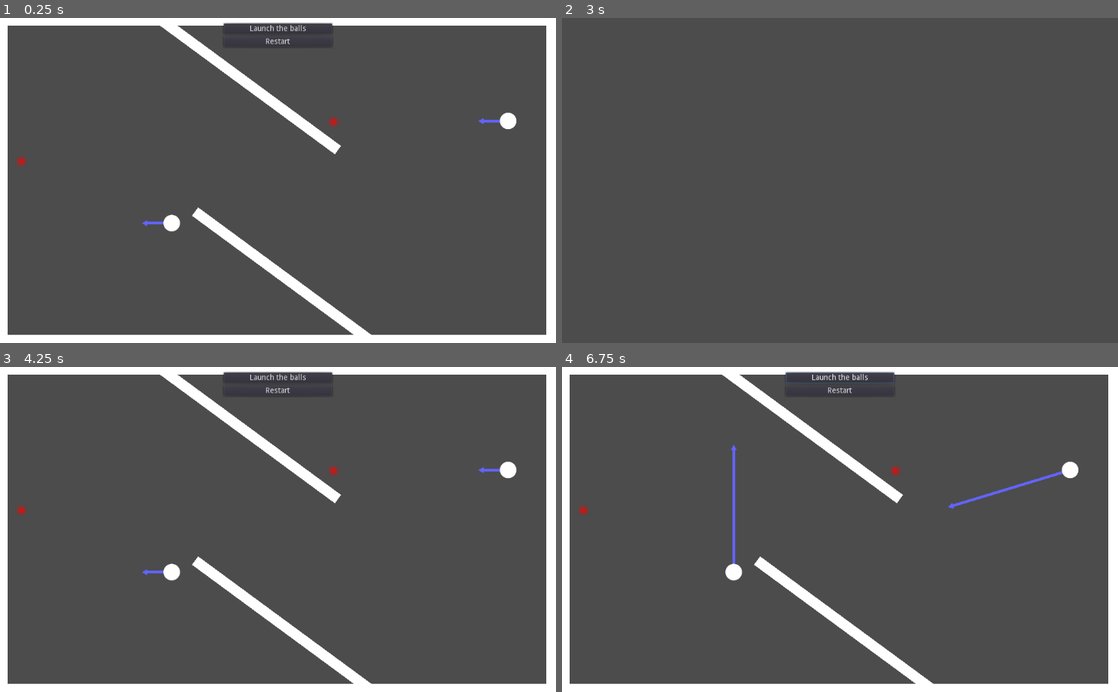
Above: before the commit, frames 1-4 (two rows, left to right).
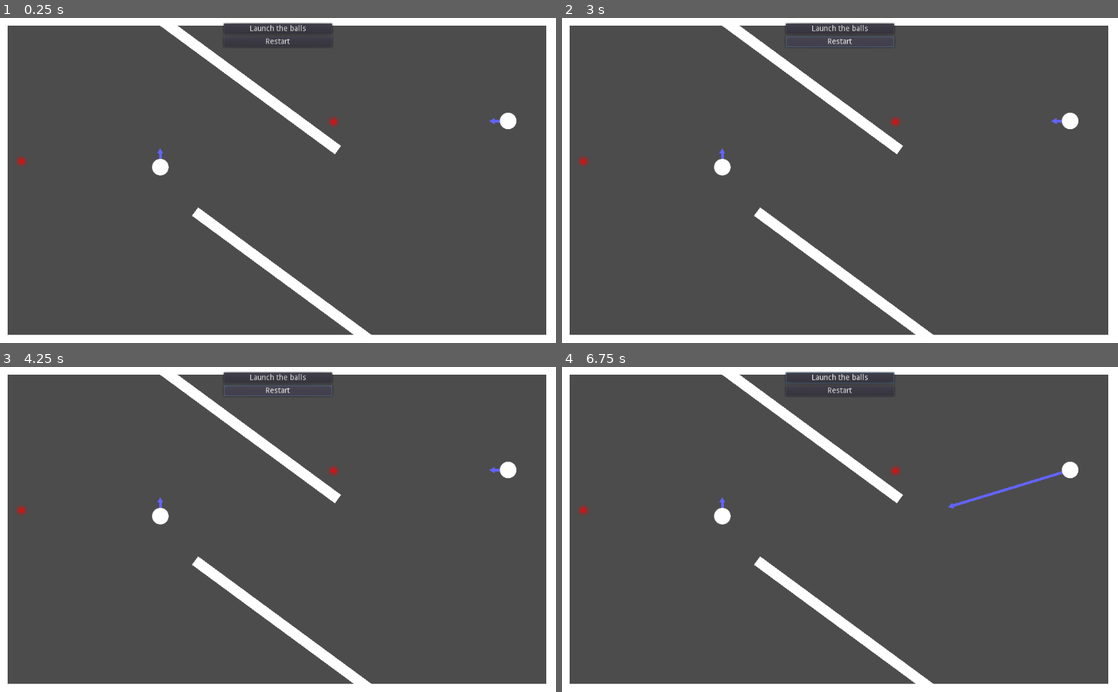
Above: after the commit, the same moments.

Repository: Serpenter/GGJam2021
Game: Godot game, scene res://test_scenes/TestLevel01/TestLevel01.tscn
Same seed, same stepped clock (60 frames per second), same inputs: the game is played once before the commit and once after it. This scene is started directly instead of the project's main scene.
Inputs (mouse positions are in pixels of both pictures, inside the frame that each line leads up to):
- Up to frame 1 (0.25 s): no input
- Up to frame 2 (3 s): click "Restart" at 0.5 s; click "Launch the balls" at 1.25 s; click "Launch the balls" at 2 s; click "Restart" at 2.75 s
- Up to frame 3 (4.25 s): click "Restart" at 3.5 s
- Up to frame 4 (6.75 s): click "Launch the balls" at 4.25 s; tap Enter at 5, 6.5 s; move the mouse to (1067, 471) at 5.02 s; right-click (1067, 471) at 5.1 s; click (1067, 471) at 5.17 s; tap Space at 5.75 s; move the mouse to (734, 571) at 5.77 s; click (734, 571) at 5.85 s; right-click (734, 571) at 6.05 s; move the mouse to (895, 458) at 6.52 s; right-click (895, 458) at 6.6 s; click (895, 458) at 6.67 s

The runs differ from the first frame. In frame 1, 0.3% of the frame differs, in the area x 25-89%, y 30-66%; in frame 2, 11%, in the area x 0-100%, y 0-100%; in frame 3, 0.4%; in frame 4, 0.5%.

Commit message:
added save of initial state for Ball, ImpulseSelector and ActivationZone

Diff:
--- a/TheGame/prefab_scenes/ActivationZone/ActivationZone.gd
+++ b/TheGame/prefab_scenes/ActivationZone/ActivationZone.gd
@@ -12,6 +12,8 @@
 
 export var activation_groups = ["Ball"]
 
+var initial_state = null
+
 # Called when the node enters the scene tree for the first time.
 func _ready():
 	pass # Replace with function body.
@@ -19,7 +21,26 @@
 # Called every frame. 'delta' is the elapsed time since the previous frame.
 #func _process(delta):
 #	pass
+func load_saved_state():
+	if initial_state:
+		load_state(initial_state)
+	else:
+		print("called load_saved_state without saved initial_state")
 
+func save_initial_state():
+	initial_state = {
+	"position": position,
+	"rotation": rotation,
+	"is_activated": is_activated
+}
+
+func load_state(state):
+	position = state["position"]
+	rotation = state["rotation"]
+	if state["is_activated"]:
+		activate()
+	else:
+		deactivate()
 
 func deactivate():
 	is_activated = false
--- a/TheGame/prefab_scenes/ActivationZone/ActivationZone.tscn
+++ b/TheGame/prefab_scenes/ActivationZone/ActivationZone.tscn
@@ -8,6 +8,7 @@
 
 [node name="ActivationZone" type="Node2D" groups=[
 "ActivationZone",
+"Resetable",
 ]]
 script = ExtResource( 1 )
 
--- a/TheGame/prefab_scenes/Ball/Ball.gd
+++ b/TheGame/prefab_scenes/Ball/Ball.gd
@@ -1,17 +1,27 @@
 extends RigidBody2D
 
 onready var impulse_selector = $ImpulseSelector
-# Declare member variables here. Examples:
-# var a = 2
-# var b = "text"
 var is_hovered = false
-#var is_launched = false
 var is_active_mode = false
+
+export var min_impulse_angle = 0
+export var max_impulse_angle = 360
+
+export var min_impulse_length = 30
+export var max_impulse_length = 230
+
+
+var initial_state = null
 
 
 # Called when the node enters the scene tree for the first time.
 func _ready():
-	pass # Replace with function body.
+	impulse_selector.min_angle = min_impulse_angle
+	impulse_selector.max_angle = max_impulse_angle
+	impulse_selector.min_length = min_impulse_length
+	impulse_selector.max_length = max_impulse_length
+	impulse_selector.set_default_initial_impulse()
+
 
 
 # Called every frame. 'delta' is the elapsed time since the previous frame.
@@ -20,11 +30,6 @@
 
 func process_input():
 	pass
-#	if Input.is_action_just_pressed("right_click") \
-#		and not is_active_mode \
-#		and not impulse_selector.is_controlled \
-#		and impulse_selector.is_input_provided:
-#			initial_launch()
 
 
 func can_launch():
@@ -40,6 +45,33 @@
 	impulse_selector.visible = false
 	sleeping = false
 
+func load_saved_state():
+	if initial_state:
+		load_state(initial_state)
+	else:
+		print("called load_saved_state without saved initial_state")
+
+func save_initial_state():
+	initial_state = {
+	"position": position,
+	"rotation": rotation,
+	"is_active_mode": is_active_mode,
+	"is_hovered": false,
+	"sleeping": sleeping,
+	"applied_force": applied_force,
+	"applied_torque": applied_torque,
+	"inertia": inertia
+}
+
+func load_state(state):
+	position = state["position"]
+	rotation = state["rotation"]
+	is_active_mode = state["is_active_mode"]
+	is_hovered = state["is_hovered"]
+	sleeping = state["sleeping"]
+	applied_force = state["applied_force"]
+	applied_torque = state["applied_torque"]
+	inertia = state["inertia"]
 
 func initial_launch():
 	go_to_actibe_mode()
--- a/TheGame/prefab_scenes/Ball/Ball.tscn
+++ b/TheGame/prefab_scenes/Ball/Ball.tscn
@@ -14,6 +14,7 @@
 
 [node name="Ball" type="RigidBody2D" groups=[
 "Ball",
+"Resetable",
 ]]
 input_pickable = true
 physics_material_override = SubResource( 1 )
@@ -39,7 +40,9 @@
 "_edit_lock_": true
 }
 
-[node name="ImpulseSelector" parent="." instance=ExtResource( 3 )]
+[node name="ImpulseSelector" parent="." groups=[
+"Resetable",
+] instance=ExtResource( 3 )]
 
 [node name="InteractionArea" type="Area2D" parent="."]
 
--- a/TheGame/prefab_scenes/ImpulseSelector/ImpulseSelector.gd
+++ b/TheGame/prefab_scenes/ImpulseSelector/ImpulseSelector.gd
@@ -3,8 +3,8 @@
 onready var line = $Line2D
 onready var sprite = $Sprite
 
-export var max_angle = 270
-export var min_angle = 90
+export var max_angle = 0
+export var min_angle = 360
 
 export var max_length = 230
 export var min_length= 30
@@ -15,6 +15,10 @@
 var is_controlled = false
 var is_just_received_control_command = false
 
+var initial_state = null
+
+onready var parent_ball = get_parent()
+
 # Called when the node enters the scene tree for the first time.
 func _ready():
 	pass # Replace with function body.
@@ -24,12 +28,47 @@
 	if is_controlled:
 		process_mouse_input()
 
+func load_saved_state():
+	if initial_state:
+		load_state(initial_state)
+	else:
+		print("called load_saved_state without saved initial_state")
+
+func save_initial_state():
+	initial_state = {
+		"is_input_disabled":is_input_disabled,
+		"is_input_provided":is_input_provided,
+		"is_controlled":false,
+		"is_just_received_control_command":false,
+		"end_position":line.points[1],
+		"visible": visible
+	}
+
+func load_state(state):
+	is_input_disabled = state["is_input_disabled"]
+	is_input_provided = state["is_input_provided"]
+	is_controlled = state["is_controlled"]
+	is_just_received_control_command = state["is_just_received_control_command"]
+	visible = state["visible"]
+
+	line.points[1] = state["end_position"]
+	sprite.position = state["end_position"]
+	sprite.rotation = state["end_position"].angle() + 0.5 * PI
+
+func set_default_initial_impulse():
+	var angle = 0.5 * (max_angle + min_angle) * PI / 180
+	var end_position = Vector2(min_length, 0).rotated(angle)
+	set_end_position(end_position)
 
 func get_impulse():
 	if not is_input_provided:
 		print("Getting impulse without input")
 
 	var impulse =  line.points[1]
+
+	if parent_ball:
+		impulse = impulse.rotated(parent_ball.rotation)
+
 	return impulse
 
 
@@ -45,6 +84,8 @@
 	is_just_received_control_command = false
 
 func set_end_position(end_position):
+	if parent_ball:
+		end_position = end_position.rotated(-parent_ball.rotation)
 	line.points[1] = end_position
 	sprite.position = end_position
 	sprite.rotation = end_position.angle() + 0.5 * PI
--- a/TheGame/test_scenes/TestLevel01/LevelManager.gd
+++ b/TheGame/test_scenes/TestLevel01/LevelManager.gd
@@ -41,6 +41,7 @@
 
 func on_level_restart():
 	victory_label.visible = false
+	get_tree().call_group("Resetable", "load_saved_state")
 
 
 func _on_StartButton_pressed():
@@ -52,10 +53,21 @@
 			# or maybe have some default impulse for all balls
 			return
 
+	var resatable_list = get_tree().get_nodes_in_group("Resetable")
+
+	for resetable in resatable_list:
+		if resetable.has_method("save_initial_state"):
+			resetable.save_initial_state()
+
+#	get_tree().call_group("Resetable", "save_initial_state")
+
+
+
 	for ball in balls:
 		ball.initial_launch()
 
 
 
 func _on_RestartButton_pressed():
-	GSceneManager.goto_scene_wloader("res://test_scenes/TestLevel01/TestLevel01.tscn")
+	on_level_restart()
+#	GSceneManager.goto_scene_wloader("res://test_scenes/TestLevel01/TestLevel01.tscn")
--- a/TheGame/test_scenes/TestLevel01/TestLevel01.tscn
+++ b/TheGame/test_scenes/TestLevel01/TestLevel01.tscn
@@ -98,6 +98,8 @@
 position = Vector2( 936.096, 190.286 )
 
 [node name="Ball2" parent="Balls" instance=ExtResource( 2 )]
-position = Vector2( 316.497, 378.86 )
+position = Vector2( 295.17, 275.594 )
+rotation = 1.5708
+min_impulse_angle = 180
 [connection signal="pressed" from="CanvasLayer/Control/UpperCentralMarginContainer/VBoxContainer/StartButton" to="." method="_on_StartButton_pressed"]
 [connection signal="pressed" from="CanvasLayer/Control/UpperCentralMarginContainer/VBoxContainer/RestartButton" to="." method="_on_RestartButton_pressed"]
